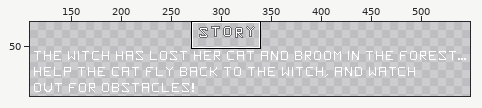
Two states of a pixel-art file, Assets/Player and enemy pics/tutorialstorytext.aseprite. Above, an overview of the earlier version with the close-up marked.
Close-up. Old version:
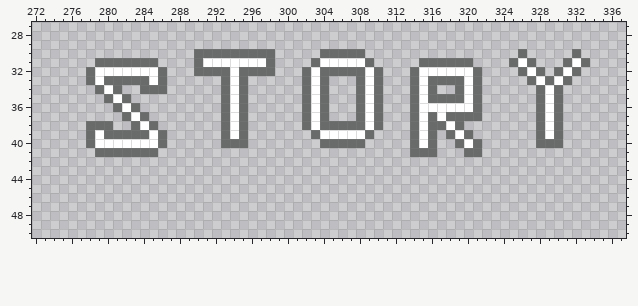
1074x431 pixels, 1 frame. Pixels under 10% opacity are left out. Shown: x 272..337, y 27..50. The old version is drawn lined up with the new one. The wide view leaves out empty margins.
New version:
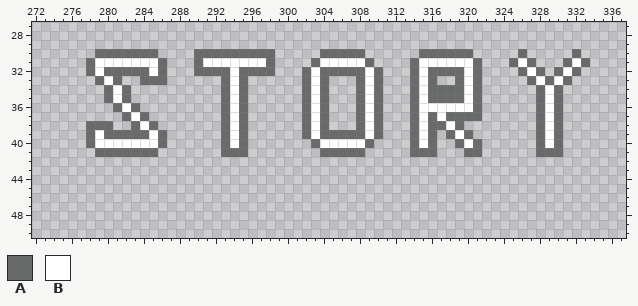
Palette (. is transparent): A #696a6a  B #ffffff
Difference:
drawings rearranged on the sheet (the old picture shows each at its new place; 11 dropped ones are not shown)
Changed rows in their new state; - is an unchanged pixel.
first column x 278:
30 -AAAAAAA-----------------------------AAAAAA-
31 ABBBBBBBA---------------------------ABBBBBBA
32 --AAAAA-------------------------------AAAA--
33 .AB-..-A-------------------------------..---
34 -.ABA-...------------------------------AA---
first column x 293:
38 ------------...-----------------------
39 ---------ABAAAAABA--------------------
40 -B--------ABBBBBA-------------------B-
41 AAA--------AAAAA-------------------AAA
Where, in picture pixels (left, top, right, bottom), the same in both close-ups:
changed: (86, 49, 167, 94)
changed: (410, 49, 482, 94)
changed: (302, 121, 383, 157)
changed: (221, 139, 248, 157)
changed: (536, 139, 563, 157)
